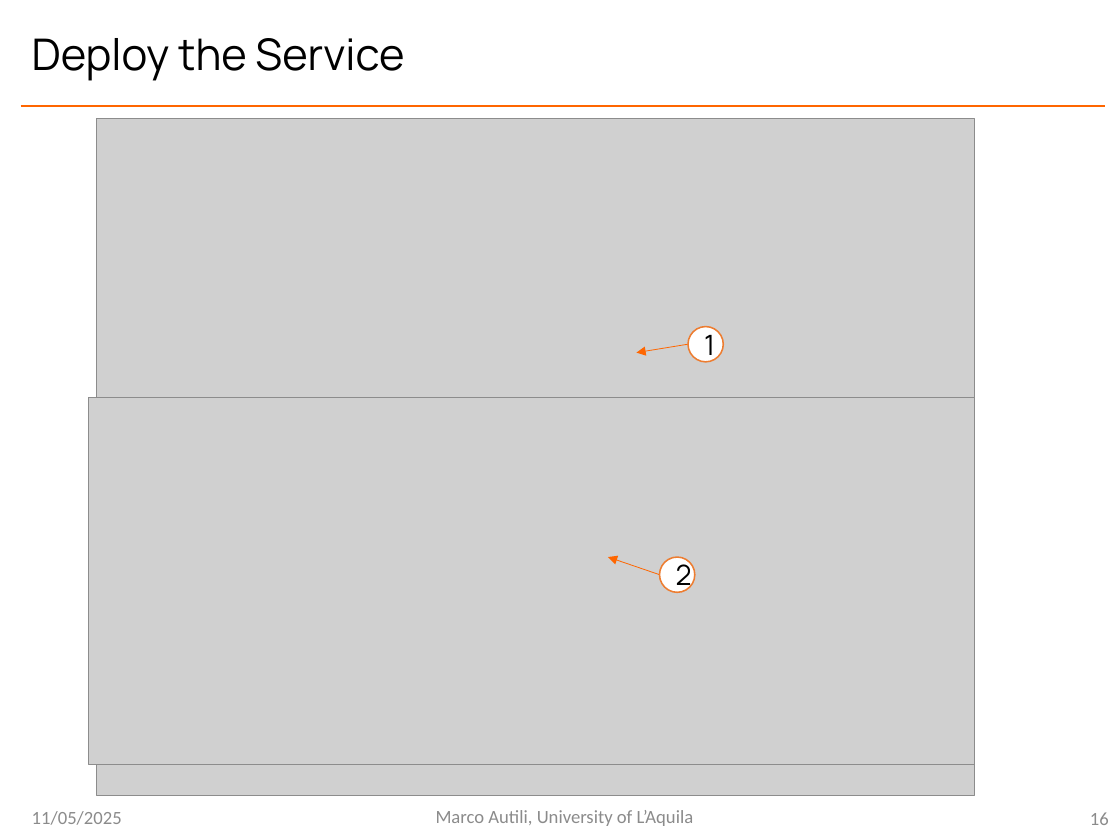
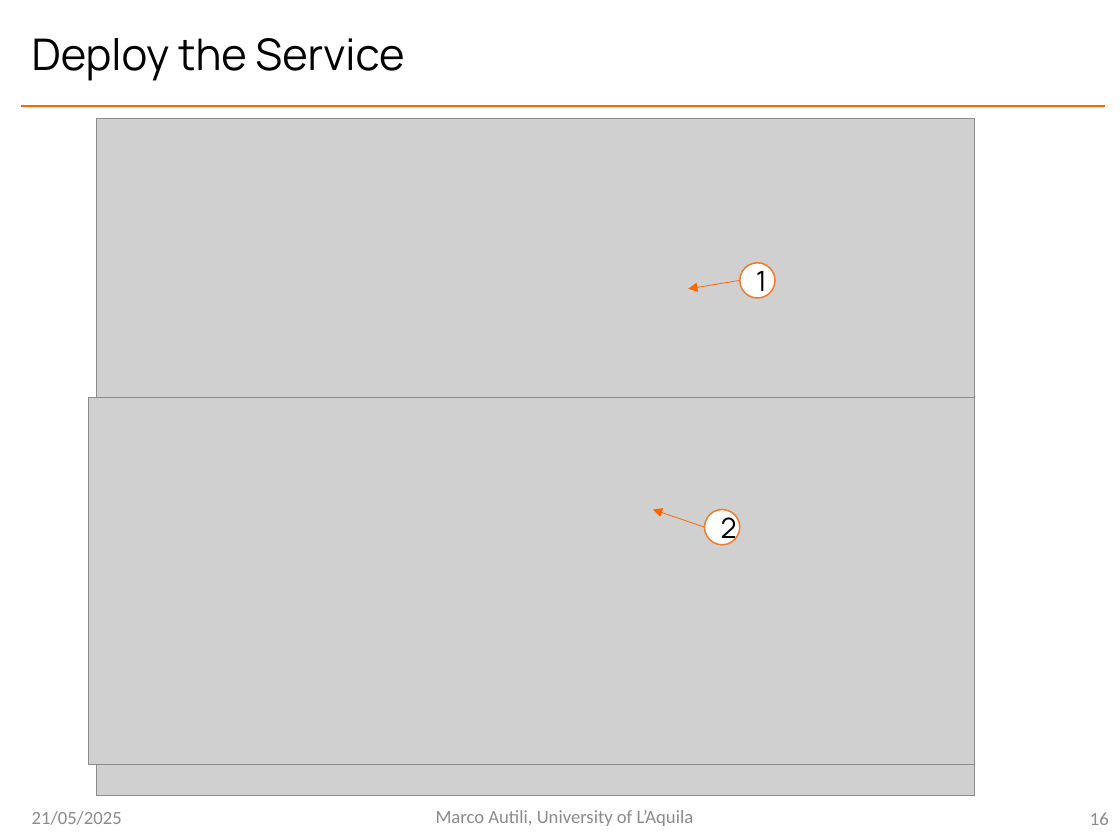
Before and after one commit to m4rylu/SOSE-projects, a slide deck: slide 16 of Midterm part 2/3_3-1 bis - Developing REST WS with Apache CXF-Maven and Asynch.pptx. Drawn at 1120x840 pixels with LibreOffice and Linux fonts; fonts in the diff are those of the drawing; grey boxes stand for pictures. Boxes give left, top, right and bottom in pixels: in the first picture for what was removed or moved away, otherwise in the second. Text is boxed around its words. In the diff, an @@ line names an element or a change of style, - is before the commit and + after.

```diff
--- a/Midterm part 2/3_3-1 bis - Developing REST WS with Apache CXF-Maven and Asynch.pptx
+++ b/Midterm part 2/3_3-1 bis - Developing REST WS with Apache CXF-Maven and Asynch.pptx
@@ ellipse "1": place and size @@
-ellipse "1" at (688, 327, 722, 362)
+ellipse "1" at (740, 263, 775, 298)
@@ arrow moved from (688, 344) - (636, 353) to (740, 280) - (688, 289) @@
@@ arrow moved from (660, 575) - (608, 557) to (704, 528) - (653, 510) @@
@@ ellipse "2": place and size @@
-ellipse "2" at (660, 557, 694, 591)
+ellipse "2" at (704, 510, 739, 544)
@@ text at (32, 811, 122, 825): text changed @@
-11/05/2025
+21/05/2025
```
Also in this commit, not shown: 28 other slides changed.
